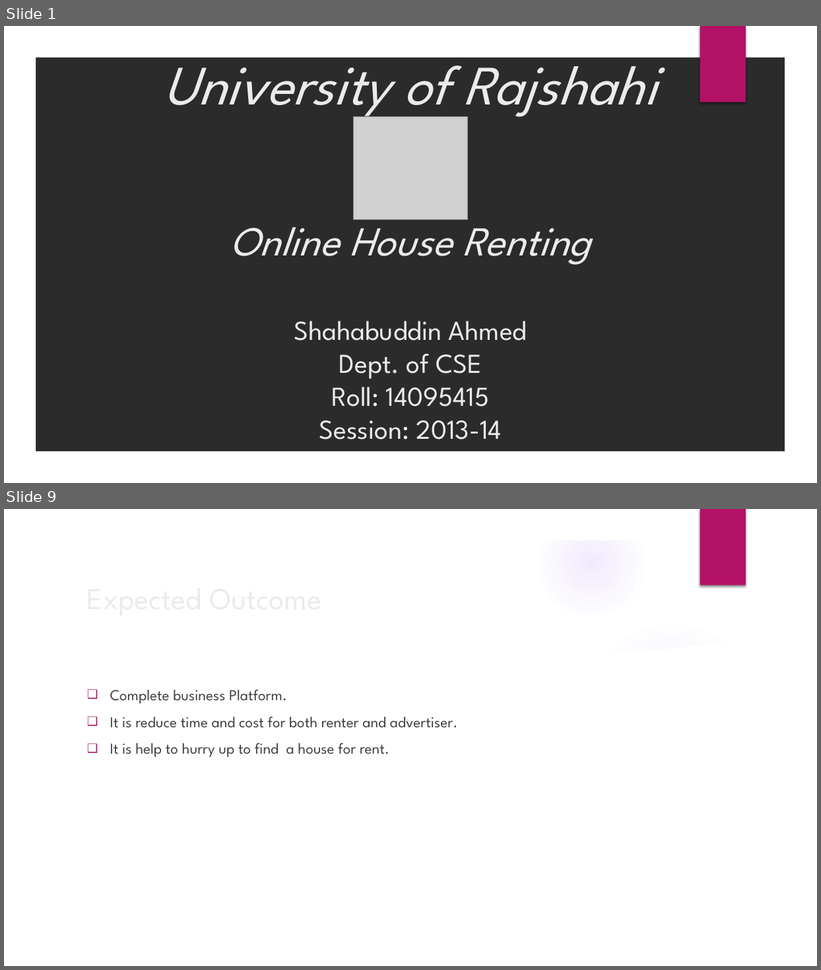
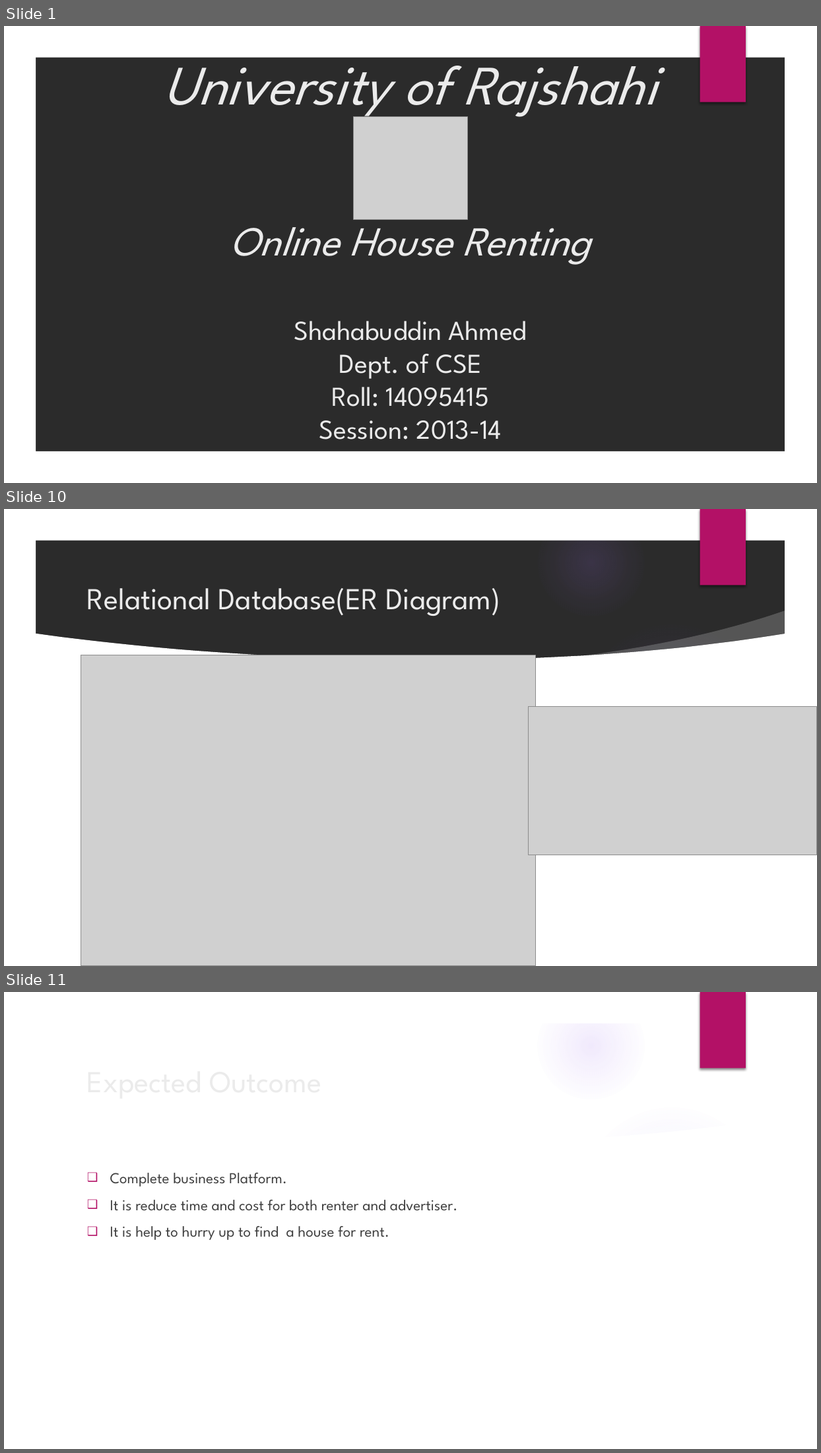
Before and after one commit to ShahabuddinAhmed/Presentation, a slide deck: HouseRenting.pptx. Shown one above the other, each under a label of ours: slides 1 and 9 before the commit, slides 1, 10 and 11 after it; the slides between them are not shown. The pictures are 821x970 and 821x1453 pixels, drawn with LibreOffice and Linux fonts; fonts in the diff are those of the drawing; grey boxes stand for pictures; background and template pictures are left out; a plain dark background stands for a picture behind light text. Boxes give left, top, right and bottom in pixels: in the first picture for what was removed or moved away, otherwise in the second. Text is boxed around its words. In the diff, an @@ line names an element or a change of style, - is before the commit and + after.

```diff
--- a/HouseRenting.pptx
+++ b/HouseRenting.pptx
@@ slide 10 added at box(4, 509, 817, 966), background picture (left out); not listed: 9 template elements that a slide beside it also shows @@
@@ title added at box(87, 588, 500, 616), 36 pt, text #EBEBEB @@
+Relational Database(ER Diagram)
@@ picture added at box(81, 656, 535, 966) @@
@@ picture added at box(529, 706, 817, 855) @@
@@ what was slide 9 is now slide 11 @@
```
Also in this commit, not shown: 6 slides changed, 2 other slides added, 2 slides removed.
